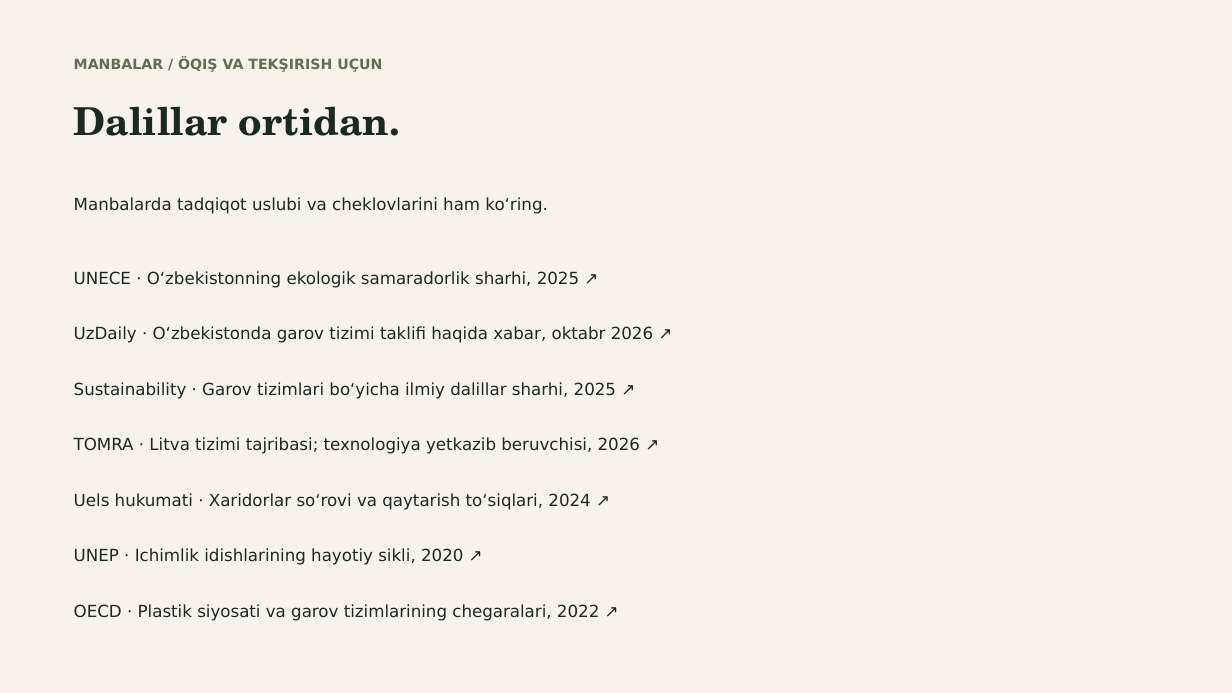
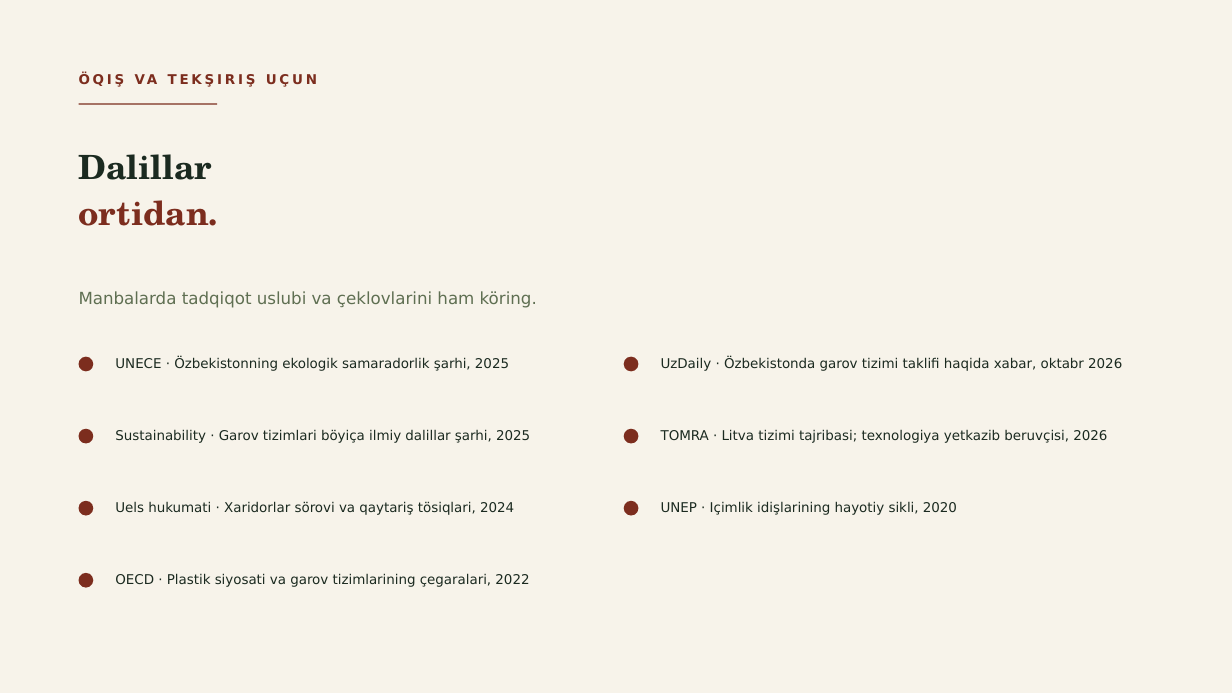
Before and after one commit to jasur-ai/brag, a slide deck: slide 17 of ekologiya-taqdimot.pptx (slide 11 before the commit). Drawn at 1232x693 pixels with LibreOffice and Linux fonts; fonts in the diff are those of the drawing. Boxes give left, top, right and bottom in pixels: in the first picture for what was removed or moved away, otherwise in the second. Text is boxed around its words. In the diff, an @@ line names an element or a change of style, - is before the commit and + after.

```diff
--- a/ekologiya-taqdimot.pptx
+++ b/ekologiya-taqdimot.pptx
@@ text at (135,74,158,84): text changed; size 11 to 10.5 pt; text colour #5F6F52 to #7C2D1E @@
-MANBALAR / ÖQIŞ VA TEKŞIRISH UÇUN
+ÖQIŞ VA TEKŞIRIŞ UÇUN
@@ rectangle added at (79,104,217,104), fill #7C2D1E @@
@@ text at (79,154,219,226): text changed; size 30 to 26 pt @@
-Dalillar ortidan.
+Dalillar
+ortidan.
@@ text at (79,291,537,308): text changed; text colour #1B2A20 to #5F6F52 @@
-Manbalarda tadqiqot uslubi va cheklovlarini ham ko‘ring.
+Manbalarda tadqiqot uslubi va çeklovlarini ham köring.
@@ ellipse added at (79,357,93,372), fill #7C2D1E @@
@@ text at (115,357,509,371): text changed; size 13 to 10.5 pt @@
-UNECE · O‘zbekistonning ekologik samaradorlik sharhi, 2025 ↗
+UNECE · Özbekistonning ekologik samaradorlik şarhi, 2025
@@ ellipse added at (624,357,639,372), fill #7C2D1E @@
@@ text at (661,357,1122,371): text changed; size 13 to 10.5 pt @@
-UzDaily · O‘zbekistonda garov tizimi taklifi haqida xabar, oktabr 2026 ↗
+UzDaily · Özbekistonda garov tizimi taklifi haqida xabar, oktabr 2026
@@ ellipse added at (79,429,93,444), fill #7C2D1E @@
@@ text at (115,429,530,443): text changed; size 13 to 10.5 pt @@
-Sustainability · Garov tizimlari bo‘yicha ilmiy dalillar sharhi, 2025 ↗
+Sustainability · Garov tizimlari böyiça ilmiy dalillar şarhi, 2025
@@ ellipse added at (624,429,639,444), fill #7C2D1E @@
@@ text at (661,429,1107,443): text changed; size 13 to 10.5 pt @@
-TOMRA · Litva tizimi tajribasi; texnologiya yetkazib beruvchisi, 2026 ↗
+TOMRA · Litva tizimi tajribasi; texnologiya yetkazib beruvçisi, 2026
@@ ellipse added at (79,501,93,516), fill #7C2D1E @@
@@ text at (115,501,514,515): text changed; size 13 to 10.5 pt @@
-Uels hukumati · Xaridorlar so‘rovi va qaytarish to‘siqlari, 2024 ↗
+Uels hukumati · Xaridorlar sörovi va qaytariş tösiqlari, 2024
@@ ellipse added at (624,501,639,516), fill #7C2D1E @@
@@ text at (661,501,957,515): text changed; size 13 to 10.5 pt @@
-UNEP · Ichimlik idishlarining hayotiy sikli, 2020 ↗
+UNEP · Içimlik idişlarining hayotiy sikli, 2020
@@ ellipse added at (79,573,93,588), fill #7C2D1E @@
@@ text at (115,573,529,587): text changed; size 13 to 10.5 pt @@
-OECD · Plastik siyosati va garov tizimlarining chegaralari, 2022 ↗
+OECD · Plastik siyosati va garov tizimlarining çegaralari, 2022
```
Also in this commit, not shown: 3 other slides changed, 14 slides added, 8 slides removed, 1 other file.
